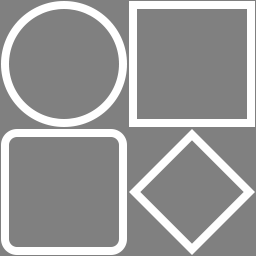
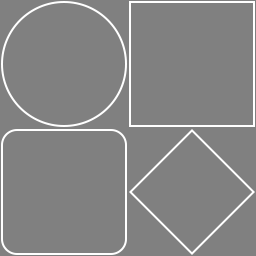
Before/after of a w=256, h=256 layered artwork. What changed in the layer stack:
showed group "FullShapes2pxO" (4 layers) over <box>3,3,253,253</box>
hid group "FullShapes8pxO" (4 layers) over <box>3,3,253,253</box>
